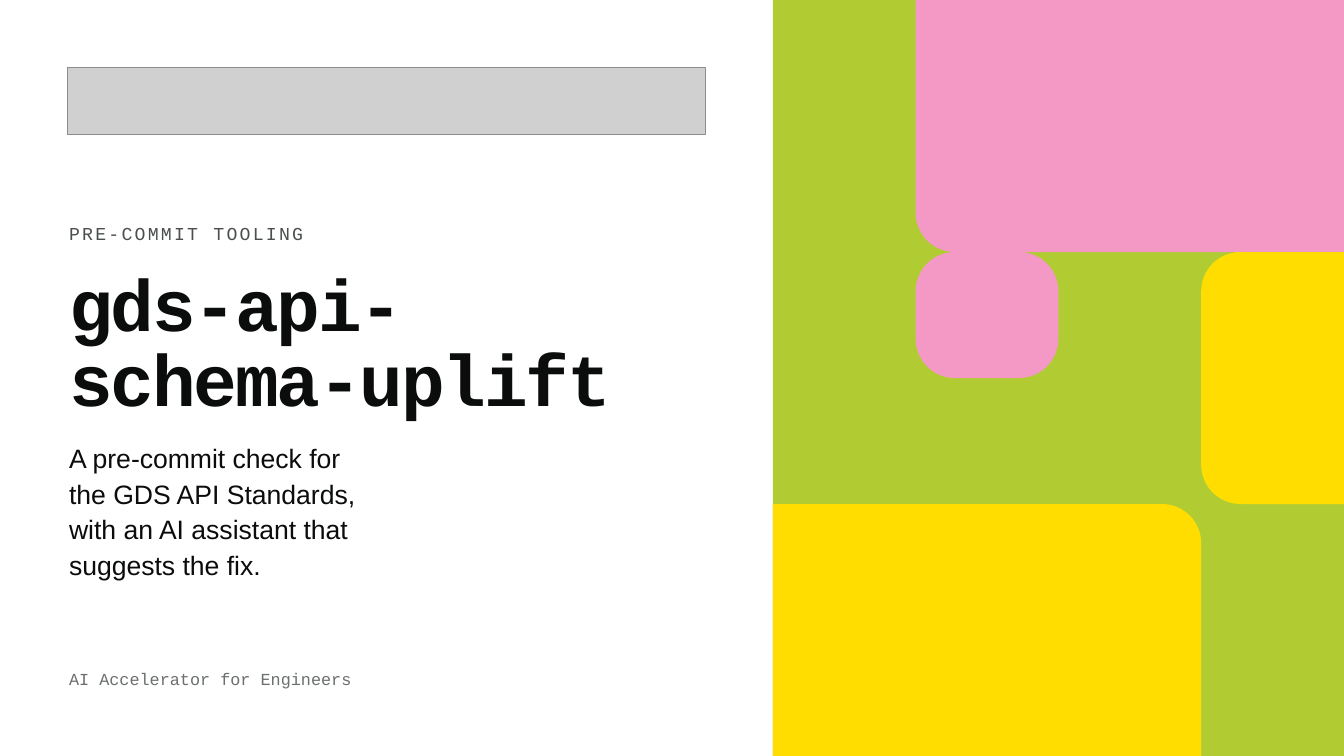
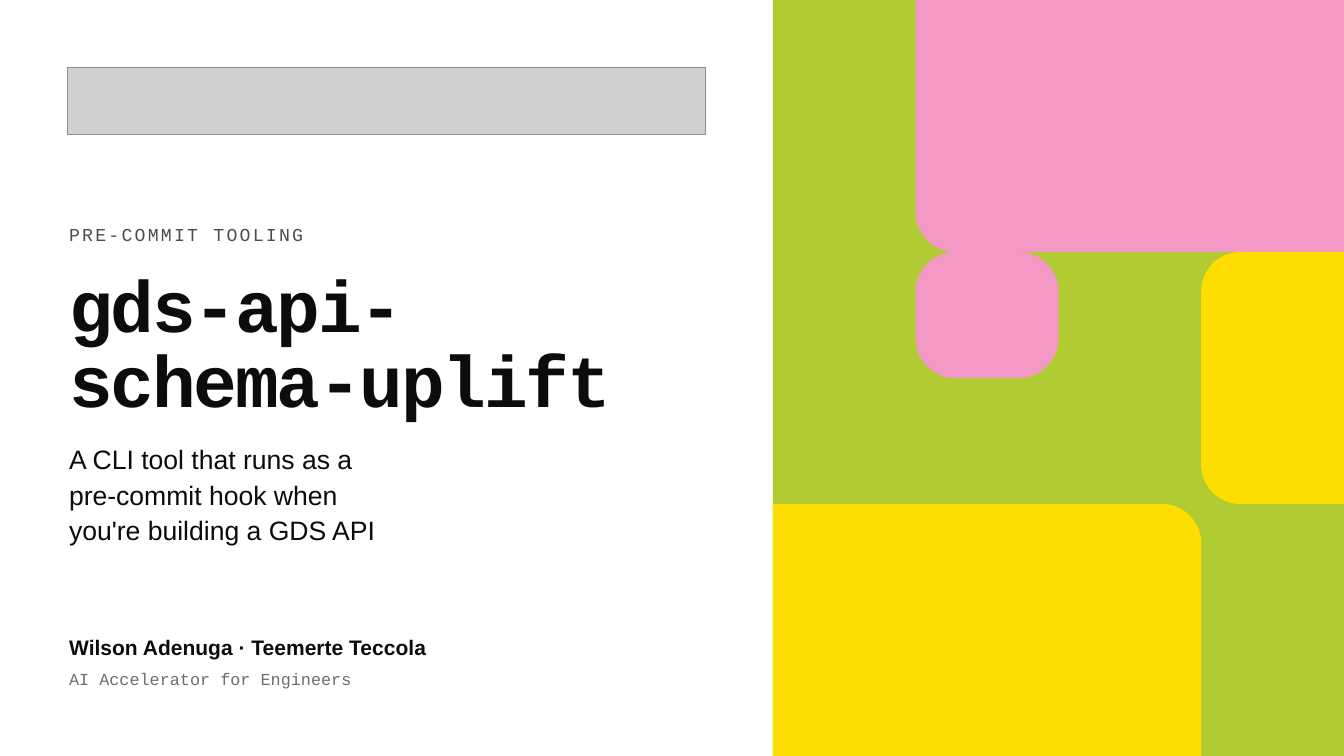
Before and after one commit to wilsonadenuga/pre-commit-gds-api-schema-checker, a slide deck: slide 1 of GDS_API_Schema_Checker.pptx. Drawn at 1344x756 pixels with LibreOffice and Linux fonts; fonts in the diff are those of the drawing; grey boxes stand for pictures. Boxes give left, top, right and bottom in pixels: in the first picture for what was removed or moved away, otherwise in the second. Text is boxed around its words. In the diff, an @@ line names an element or a change of style, - is before the commit and + after.

```diff
--- a/GDS_API_Schema_Checker.pptx
+++ b/GDS_API_Schema_Checker.pptx
@@ text at [69, 449, 375, 546]: text changed @@
-A pre-commit check for the GDS API Standards, with an AI assistant that suggests the fix.
+A CLI tool that runs as a pre-commit hook when you're building a GDS API
@@ text added at [69, 639, 426, 660], 22.5 pt, text #0B0C0C, bold @@
+Wilson Adenuga · Teemerte Teccola
```
Also in this commit, not shown: 6 other slides changed.
